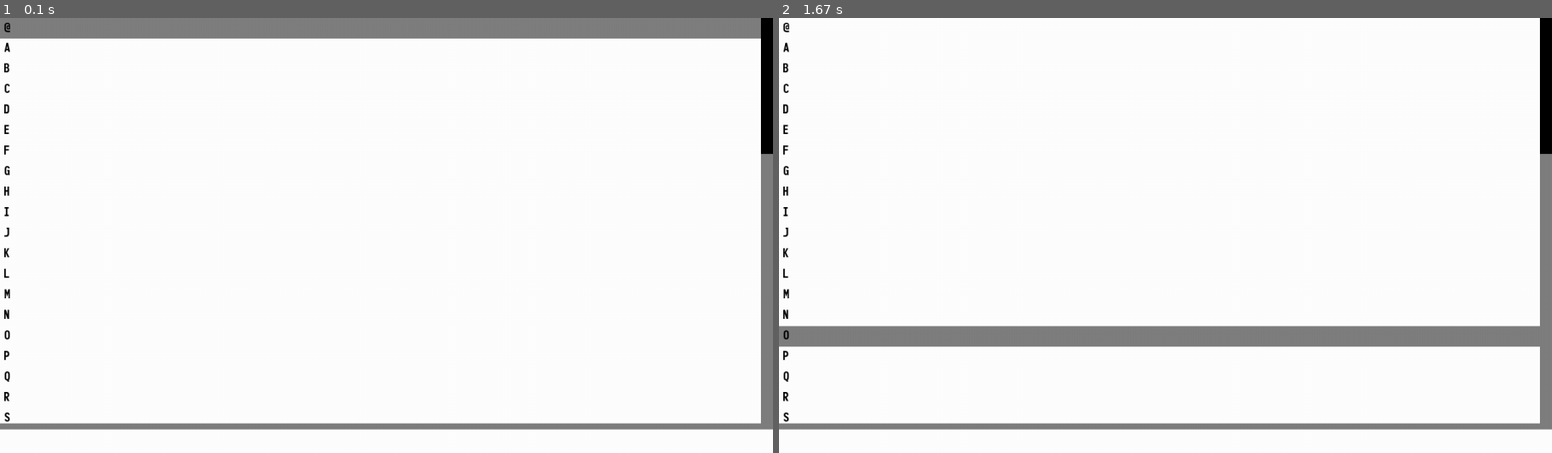
Above: before the commit, frames 1-2 (left to right).
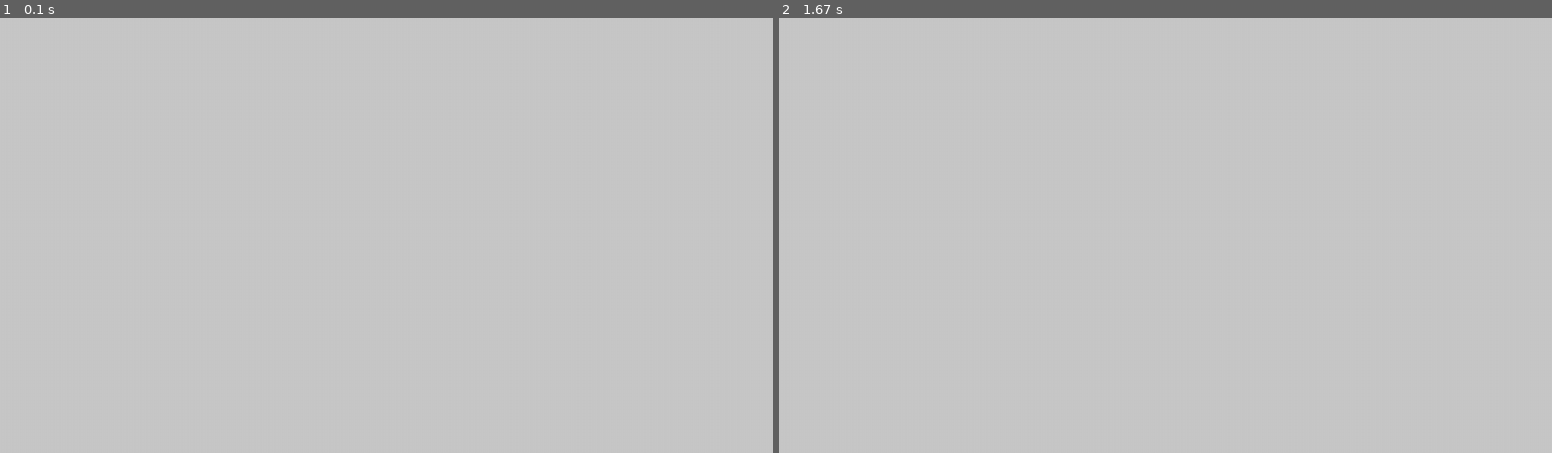
Above: after the commit, the same moments.

Repository: ExtraMobs/PyScratch
Game: pygame game, started from main.py
Two runs of this game, one before a commit and one after it. Both use one fixed random seed, a clock stepped at 60 frames per second and the inputs below.
Inputs (mouse positions are in pixels of both pictures, inside the frame that each line leads up to):
- Up to frame 1 (0.1 s): no input
- Up to frame 2 (1.67 s): press the mouse at (979, 239) at 0.37 s; move the mouse to (1111, 283) at 0.47 s; release the mouse at (1242, 331) at 0.6 s

The runs differ from the first frame. In frame 1, 100% of the frame differs, in the area x 0-100%, y 0-100%; in frame 2, 99%.

Commit message:
mudando abordagem
vou mudar a maneira como vai ser abordado toda a interface e levar isso bem mais a sério

Diff:
--- a/children/edittext.py
+++ /dev/null
@@ -1,60 +0,0 @@
-import math
-from os import path
-
-import pygame
-import pygame.freetype
-
-from gameengine.basechild import BaseChild
-from gameengine.keyboard import Keyboard
-from gameengine.mouse import Mouse
-from gameengine.resources import Resources
-
-
-class EditText(BaseChild):
-    def __init__(
-        self, size, text="", fg_color=(0, 0, 0), bg_color=(255, 255, 255), expansion=7
-    ):
-        super().__init__()
-        self.font = pygame.freetype.Font(path.abspath("monofonto rg.otf"), 20)
-        self.text_buffer = list(text)
-        self.text = text
-
-        self.fg_color = fg_color
-        self.bg_color = bg_color
-
-        self.expansion = expansion
-
-        self.__offset = (math.floor(expansion), math.floor(expansion))
-
-        self.surface = Resources.Surface.new(
-            (size[0] + 2 * expansion, size[1] + 2 * expansion)
-        )
-        self.rect = pygame.FRect(self.surface.get_rect())
-
-        self.need_draw = False
-
-        self.draw_text()
-
-    def draw_text(self):
-        self.surface.fill(self.bg_color)
-        self.font.render_to(
-            self.surface,
-            self.__offset,
-            self.text,
-            self.fg_color,
-            self.bg_color,
-        )
-
-    def update_focus(self):
-        super().update()
-
-        for key_event in Keyboard.pressed_in_frame[pygame.KEYDOWN]:
-            if key_event.key == pygame.K_BACKSPACE:
-                del self.text_buffer[-1]
-                self.need_draw = True
-            elif (char := key_event.unicode).isprintable():
-                self.text_buffer.append(char)
-                self.need_draw = True
-        if self.need_draw:
-            self.text = "".join(self.text_buffer)
-            self.draw_text()
--- a/children/list.py
+++ /dev/null
@@ -1,124 +0,0 @@
-import pygame
-
-from children.menubutton import MenuButton
-from gameengine.basechild import BaseChild
-from gameengine.engine import Engine
-from gameengine.mouse import Mouse
-from gameengine.resources import Resources
-
-
-class List(BaseChild):
-    __offset_mouse_y = 0
-
-    moving_bar = False
-    offset_y = 0
-
-    def __init__(
-        self,
-        size,
-        fg_color=(0, 0, 0),
-        bg_color=(255, 255, 255),
-        expansion=7,
-        button_size=20,
-        items=(),
-    ):
-        super().__init__()
-
-        self.surface = Resources.Surface.new(size)
-        self.rect = pygame.FRect(self.surface.get_rect())
-
-        self.bar_rect = pygame.Rect(0, 0, button_size, 0)
-        self.items = [
-            MenuButton(
-                item,
-                (self.rect.width - self.bar_rect.width - 2 * expansion, button_size),
-                fg_color,
-                bg_color,
-                expansion,
-            )
-            for item in items
-        ]
-        self.button_size = button_size
-
-        self.fg_color = fg_color
-        self.bg_color = bg_color
-
-        self.draw_list()
-
-    def _check_items(self):
-        self.__need_draw_list = False
-        for item in self.items:
-            item.update()
-            if item.draw_updated and not self.__need_draw_list:
-                self.__need_draw_list = True
-
-    def _check_bar(self):
-        self.bar_rect.x += self.rect.x
-        self.bar_rect.y += self.rect.y
-        if Mouse.get_pressed(pygame.BUTTON_LEFT):
-            if self.moving_bar:
-                items_height = len(self.items) * self.button_size
-                relative_mouse_pos = Mouse.pos.y - self.__offset_mouse_y
-                mouse_ratio = relative_mouse_pos / self.rect.height
-                self.offset_y = -(mouse_ratio * items_height)
-            elif Mouse.pos.x > self.bar_rect.x:
-                if self.bar_rect.collidepoint(Mouse.pos):
-                    self.moving_bar = True
-                    self.__offset_mouse_y = Mouse.pos.y - self.bar_rect.y
-                else:
-                    add_offset_y = self.button_size * 500 * Engine.deltatime
-                    if Mouse.pos.y > self.bar_rect.y:
-                        add_offset_y = -add_offset_y
-                    self.offset_y += add_offset_y
-        else:
-            self.moving_bar = False
-        self.bar_rect.x -= self.rect.x
-        self.bar_rect.y -= self.rect.y
-
-    def update(self):
-        super().update()
-        if self.rect.collidepoint(Mouse.pos):
-            self._check_bar()
-        self._check_items()
-
-        if not self.moving_bar:
-            self.offset_y += Mouse.wheel.y * self.button_size * 5
-
-        if self.offset_y != 0 or self.__need_draw_list:
-            self.draw_list()
-
-    def draw_list(self):
-        self.surface.fill(self.bg_color)
-
-        if self.offset_y < (
-            bottom := (len(self.items) * self.button_size - self.rect.height) * -1
-        ):
-            self.offset_y = bottom
-        elif self.offset_y > 0:
-            self.offset_y = 0
-
-        items_rect = pygame.Vector2(0, self.offset_y)
-        for item in self.items:
-            self.surface.blit(item.surface, items_rect)
-            item.rect.y = items_rect.y
-            items_rect.y += self.button_size + 2 * item.expasion
-
-        pygame.draw.rect(
-            self.surface,
-            (127, 127, 127),
-            pygame.Rect(
-                self.rect.right - self.bar_rect.width,
-                0,
-                self.bar_rect.width,
-                self.rect.height,
-            ),
-        )
-
-        height = len(self.items) * self.button_size
-        self.bar_rect.height = self.rect.height / height * self.rect.height
-        if height > self.rect.height:
-            self.bar_rect.y = (
-                self.offset_y / bottom * (self.rect.height - self.bar_rect.height)
-            )
-            self.bar_rect.right = self.rect.right
-            pygame.draw.rect(self.surface, (0, 0, 0), self.bar_rect)
--- a/children/menubutton.py
+++ /dev/null
@@ -1,80 +0,0 @@
-import math
-from os import path
-
-import pygame
-import pygame.freetype
-
-from gameengine.basechild import BaseChild
-from gameengine.mouse import Mouse
-from gameengine.resources import Resources
-
-
-class MenuButton(BaseChild):
-    __last_size = (0, 0)
-    draw_updated = False
-
-    def __init__(
-        self, text, size=None, fg_color=(0, 0, 0), bg_color=(255, 255, 255), expansion=7
-    ):
-        super().__init__()
-        self.font = pygame.freetype.Font(path.abspath("monofonto rg.otf"), 20)
-        self.text = text
-
-        self.fg_color = fg_color
-        self.bg_color = bg_color
-
-        self.expasion = expansion
-
-        self.__offset = (math.floor(expansion), math.floor(expansion))
-
-        text_rect = self.font.get_rect(text)
-        text_rect.topleft = self.__offset
-        self.fixed_size = size is not None
-        if self.fixed_size:
-            size = (size[0] + 2 * expansion, size[1] + 2 * expansion)
-        else:
-            size = (text_rect.right + expansion, text_rect.bottom + expansion)
-        self.surface = Resources.Surface.new(size)
-        self.rect = pygame.FRect(self.surface.get_rect())
-
-        self.__last_size = size
-
-        self.draw_text()
-
-    def draw_text(self):
-        if not self.fixed_size:
-            rect = self.font.get_rect(self.text)
-            if rect.size != self.__last_size:
-                self.__last_size = rect.size
-
-                rect.topleft = self.__offset
-                self.surface = Resources.Surface.new(
-                    (rect.right + self.expasion, rect.bottom + self.expasion)
-                )
-                self.rect.size = self.surface.get_size()
-        self.surface.fill(self.bg_color)
-        self.font.render_to(
-            self.surface,
-            self.__offset,
-            self.text,
-            self.fg_color,
-            self.bg_color,
-        )
-        self.draw_updated = True
-
-    def _check_mouse_collision(self):
-        def check_color(color):
-            if self.bg_color != color:
-                self.bg_color = color
-                self.draw_text()
-
-        self.draw_updated = False
-
-        if self.rect.collidepoint(Mouse.pos):
-            check_color((127, 127, 127))
-        else:
-            check_color((255, 255, 255))
-
-    def update(self):
-        super().update()
-        self._check_mouse_collision()
--- a/main.py
+++ b/main.py
@@ -1,23 +1,16 @@
 from gameengine.display import Display
 from gameengine.engine import Engine
 from gameengine.window import Window
-from scenes.pathchoose import PathChooseScene
-from scenesmanager import ScenesManager
+from scenes.mainscene import MainScene
 
 
-class PyScratch(ScenesManager):
+class PyScratch:
     def __init__(self):
-        super().__init__()
-        self.reset_configs()
-        self.set_scenes("editor", PathChooseScene())
-
-    def reset_configs(self):
         Window.set_size((1280, 720))
         Display.update_display_from_window()
+        Engine.set_scene(MainScene())
 
     def start(self):
-        Engine.set_scene(self.get_scene("editor"))
-
         Engine.start_loop()
 
 
--- a/scenes/editor.py
+++ /dev/null
@@ -1,19 +0,0 @@
-from children.menubutton import MenuButton
-from gameengine.basescene import BaseScene
-from gameengine.engine import Engine
-
-
-class EditorScene(BaseScene):
-    def __init__(self):
-        super().__init__()
-        opts = [MenuButton("Novo Projeto"), MenuButton("Carregar Projeto")]
-        for index, opt in enumerate(opts):
-            if index > 0:
-                opt.rect.x = opts[index - 1].rect.right
-        self.add_children(*opts)
-
-    def update_focus(self, *args, **kwargs):
-        super().update_focus(*args, **kwargs)
-
-        if Engine.request_quit:
-            Engine.system_exit()
--- /dev/null
+++ b/scenes/mainscene.py
@@ -0,0 +1,14 @@
+from gameengine.basescene import BaseScene
+from gameengine.engine import Engine
+
+
+class MainScene(BaseScene):
+    def __init__(self) -> None:
+        super().__init__()
+        self.color_fill = (200, 200, 200)
+
+    def update(self):
+        super().update()
+
+        if Engine.request_quit:
+            Engine.system_exit()
--- a/scenes/pathchoose.py
+++ /dev/null
@@ -1,35 +0,0 @@
-import pygame
-from children.edittext import EditText
-from children.list import List
-from gameengine.basescene import BaseScene
-from gameengine.display import Display
-from gameengine.engine import Engine
-from gameengine.mouse import Mouse
-
-
-class PathChooseScene(BaseScene):
-    color_fill = (127, 127, 127)
-
-    def __init__(self):
-        super().__init__()
-
-        self.add_children(
-            edittext := EditText((Display.width, 25)),
-            List(
-                (Display.width, Display.height - edittext.rect.height - 10),
-                items=[chr(i) for i in range(64, 164)],
-            ),
-        )
-        edittext.rect.bottom = Display.rect.bottom
-        self.set_focus(edittext)
-
-    def update(self):
-        super().update()
-
-        if Mouse.get_pressed_in_frame(pygame.BUTTON_LEFT):
-            for obj in self.children:
-                if obj.rect.collidepoint(Mouse.pos):
-                    self.set_focus(obj)
-                    break
-        if Engine.request_quit:
-            Engine.system_exit()
--- a/scenesmanager.py
+++ /dev/null
@@ -1,33 +0,0 @@
-class ScenesManager:
-    def __init__(self):
-        self.scenes = {}
-        self.current_scene_id = None
-
-    def set_scene(self, id_, scene):
-        self.scenes[id_] = scene
-
-    def set_scenes(self, *ids_and_scenes):
-        if len(ids_and_scenes) % 2 != 0:
-            raise Exception("args length are not peers")
-        else:
-            for index, id_or_scene in enumerate(ids_and_scenes):
-                if index % 2 == 0:
-                    id_ = id_or_scene
-                else:
-                    self.set_scene(id_, id_or_scene)
-
-    def get_scene(self, id_):
-        return self.scenes[id_]
-
-    def get_scenes(self, *ids):
-        to_return = []
-        for id_ in ids:
-            to_return.append(id_)
-        return to_return
-
-    def remove_scene(self, id_):
-        del self.scenes[id_]
-
-    def remove_scenes(self, *ids):
-        for id_ in ids:
-            self.remove_scene(id_)
--- /dev/null
+++ b/text.py
@@ -0,0 +1,10 @@
+from gameengine.basechild import BaseChild
+import enum
+
+TEXT_STATIC = enum.auto()
+
+class Text(BaseChild):
+    def __init__(self, mode, font) -> None:
+        super().__init__()
+
+        if mode == TEXT_STATIC:
